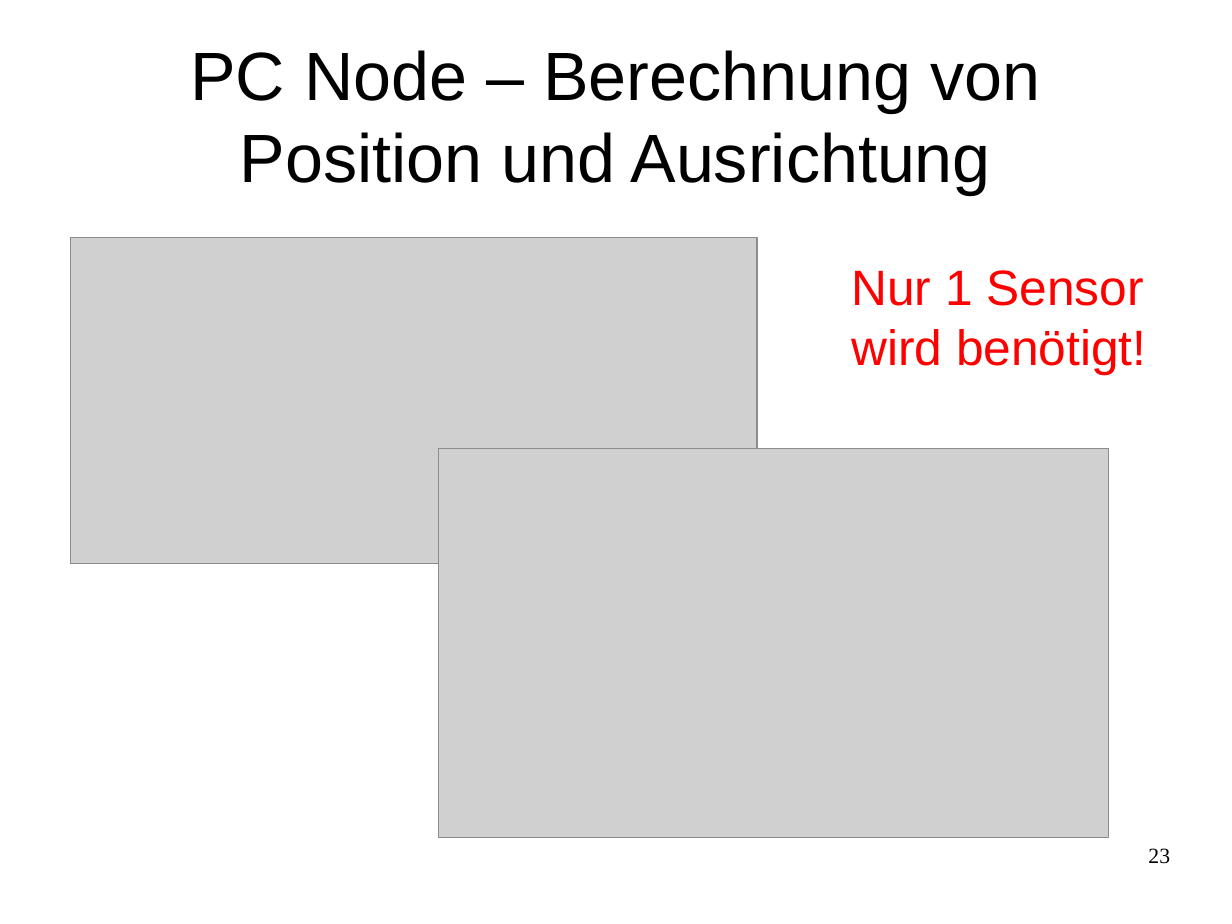
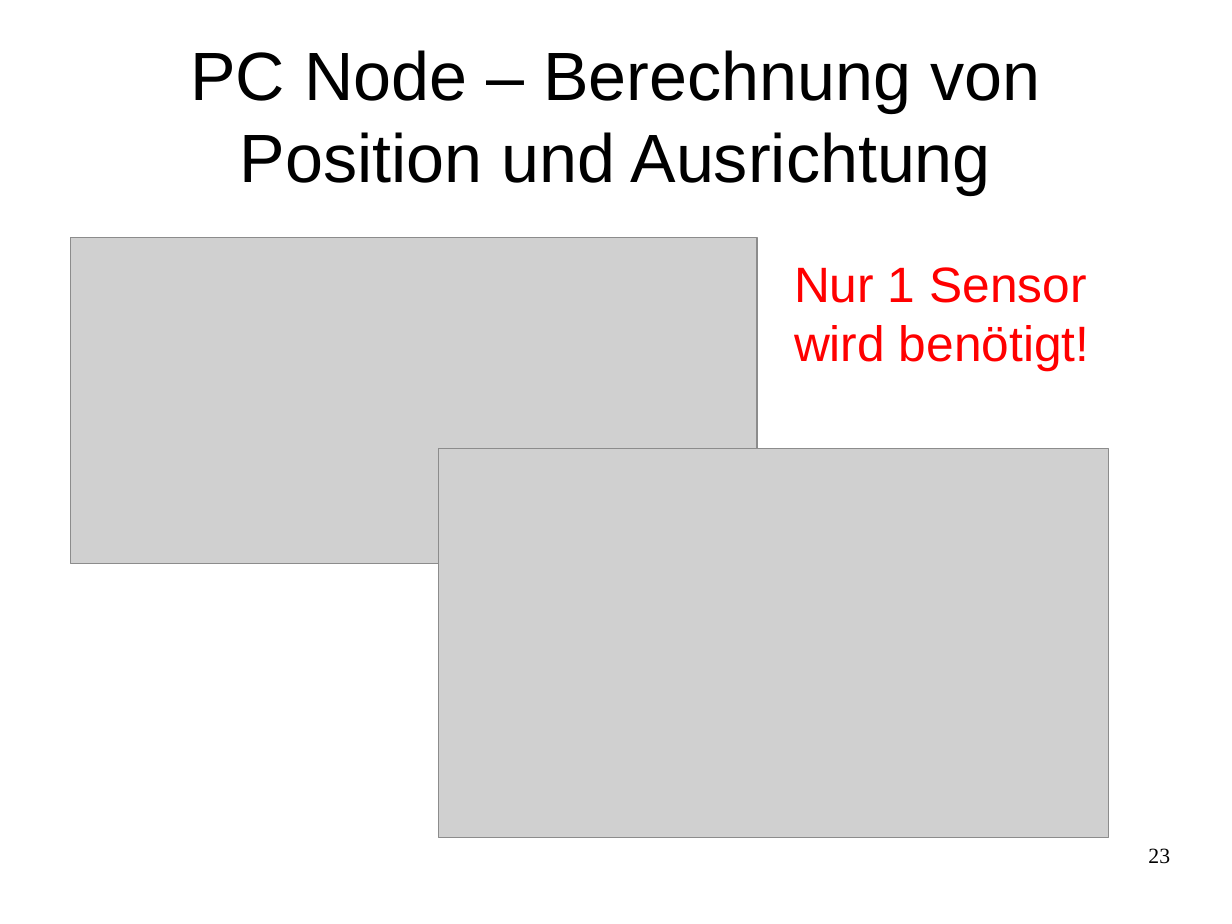
Before and after one commit to Smart-Minotaur/nxt_minotaur, a slide deck: slide 23 of doc/Präsentation.odp. Drawn at 1232x924 pixels with LibreOffice and Linux fonts; fonts in the diff are those of the drawing; grey boxes stand for pictures. Boxes give left, top, right and bottom in pixels: in the first picture for what was removed or moved away, otherwise in the second. Text is boxed around its words. In the diff, an @@ line names an element or a change of style, - is before the commit and + after.

```diff
--- a/doc/Präsentation.odp
+++ b/doc/Präsentation.odp
@@ text "Nur 1 Sensor wird benötigt!": place and size @@
-text "Nur 1 Sensor wird benötigt!" at <box>851,270,1146,375</box>
+text "Nur 1 Sensor wird benötigt!" at <box>794,267,1089,371</box>
```
Also in this commit, not shown: 3 other slides changed.
